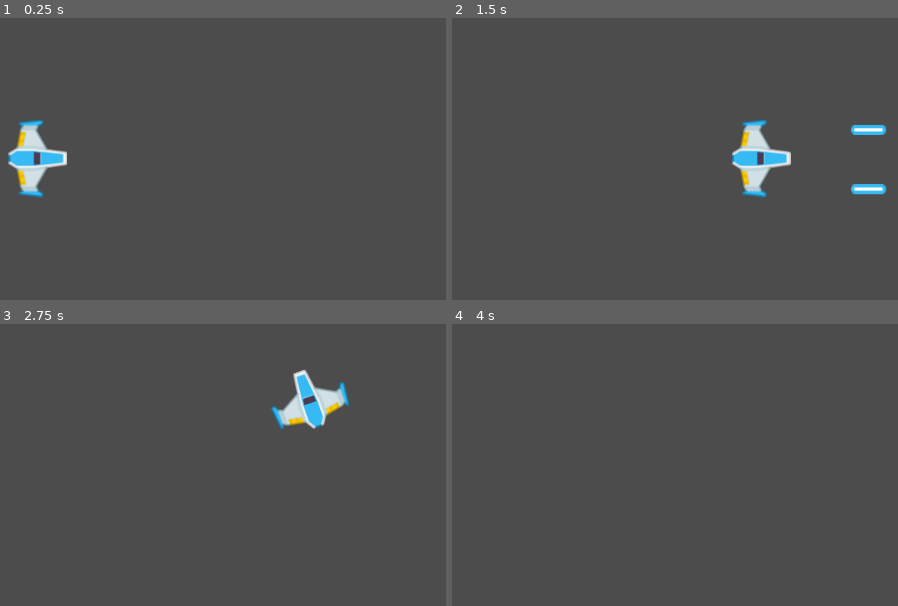
Above: before the commit, frames 1-4 (two rows, left to right).
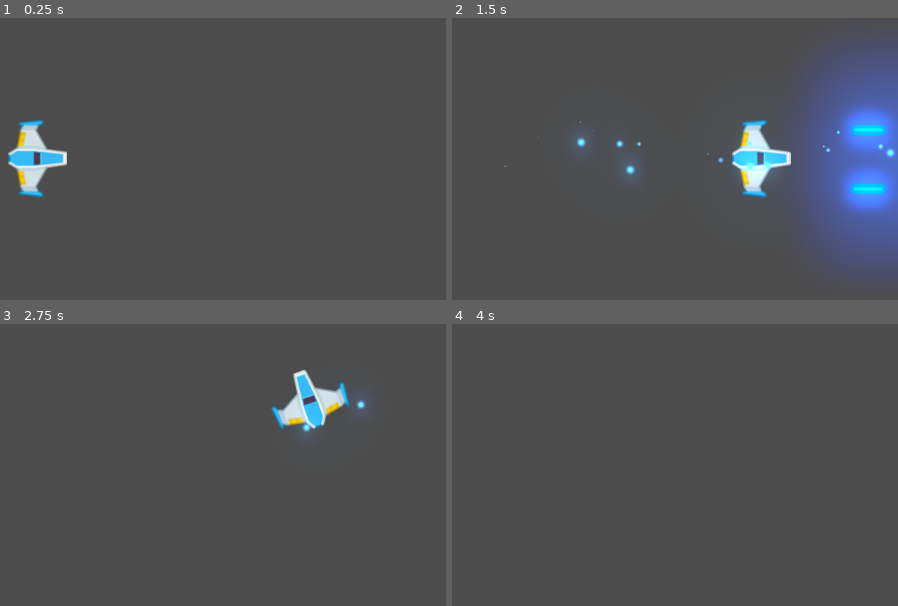
Above: after the commit, the same moments.

Repository: MRuiz1003/Meteoritos_Juego
Game: Godot game, scene res://Juego/Niveles/NivelTest.tscn
Same seed, same stepped clock (60 frames per second), same inputs: the game is played once before the commit and once after it.
Inputs:
- Up to frame 1 (0.25 s): no input
- Up to frame 2 (1.5 s): tap Enter at 0.5 s; hold W (mover_adelante) 0.53-1.28 s; hold X (disparo_secundario, bound only after the commit) 0.53-1.28 s; hold S (mover_atras) from 1.28 s (still down); tap Z (disparo_principal) at 1.35 s
- Up to frame 3 (2.75 s): tap X (disparo_secundario, bound only after the commit) at 1.55, 2.3 s; release S (mover_atras) at 2.03 s; hold W (mover_adelante) from 2.03 s (still down); hold A (rotar_antihorario) from 2.03 s (still down)
- Up to frame 4 (4 s): release A (rotar_antihorario) at 2.78 s; tap D (rotar_horario) at 2.85 s; tap X (disparo_secundario, bound only after the commit) at 3.05 s; tap Space at 3.5 s; release W (mover_adelante) at 3.53 s; hold S (mover_atras) from 3.53 s (still down); hold X (disparo_secundario, bound only after the commit) from 3.53 s (still down)

The runs differ from the first frame. In frame 2, 19% of the frame differs, in the area x 11-100%, y 8-92%; in frame 3, 0.2%; in frame 4, nothing differs.

Commit message:
Laser
Se agregó el disparo secundario (rayo láser)

Diff:
--- a/Juego/Naves/Player/Player.gd
+++ b/Juego/Naves/Player/Player.gd
@@ -8,6 +8,7 @@
 var dir_rotacion: int = 0
 
 onready var canion:Canion = $Canion
+onready var laser:RayoLaser = $LaserBeam2D
 
 func _integrate_forces(_state: Physics2DDirectBodyState) -> void:
 	apply_central_impulse(empuje.rotated(rotation))
@@ -16,6 +17,12 @@
 func _process(_delta: float) -> void:
 	player_input()
 
+func _unhandled_input(event: InputEvent) -> void:
+	#Disparo Rayo
+	if event.is_action_pressed("disparo_secundario"):
+		laser.set_is_casting(true)
+	if event.is_action_released("disparo_secundario"):
+		laser.set_is_casting(false)
 
 func player_input() -> void:
 	## Empuje
--- a/Juego/Naves/Player/Player.tscn
+++ b/Juego/Naves/Player/Player.tscn
@@ -1,9 +1,10 @@
-[gd_scene load_steps=6 format=2]
+[gd_scene load_steps=7 format=2]
 
 [ext_resource path="res://Juego/Naves/Player/player_blue.png" type="Texture" id=1]
 [ext_resource path="res://Juego/Naves/Player/MaterialFisico.tres" type="PhysicsMaterial" id=2]
 [ext_resource path="res://Juego/Naves/Player/Player.gd" type="Script" id=3]
 [ext_resource path="res://Juego/Proyectiles/Canion.tscn" type="PackedScene" id=4]
+[ext_resource path="res://Juego/Proyectiles/Laser/LaserBeam2D.tscn" type="PackedScene" id=5]
 
 [sub_resource type="CircleShape2D" id=1]
 radius = 36.2354
@@ -34,5 +35,9 @@
 
 [node name="DisparoSFX" parent="Canion" index="2"]
 position = Vector2( 0, -38 )
+bus = "Master"
+
+[node name="LaserBeam2D" parent="." instance=ExtResource( 5 )]
+position = Vector2( 34.8356, 0 )
 
 [editable path="Canion"]
--- a/Juego/Niveles/NivelTest.tscn
+++ b/Juego/Niveles/NivelTest.tscn
@@ -1,7 +1,8 @@
-[gd_scene load_steps=3 format=2]
+[gd_scene load_steps=4 format=2]
 
 [ext_resource path="res://Juego/Naves/Player/Player.tscn" type="PackedScene" id=1]
 [ext_resource path="res://Juego/Niveles/Nivel.gd" type="Script" id=2]
+[ext_resource path="res://default_env.tres" type="Environment" id=3]
 
 [node name="NivelTest" type="Node2D"]
 script = ExtResource( 2 )
@@ -11,3 +12,6 @@
 potencia_rotacion = 200
 
 [node name="Node" type="Node" parent="."]
+
+[node name="WorldEnvironment" type="WorldEnvironment" parent="."]
+environment = ExtResource( 3 )
--- a/Juego/Proyectiles/Canion.tscn
+++ b/Juego/Proyectiles/Canion.tscn
@@ -16,7 +16,7 @@
 position = Vector2( -0.315331, 0 )
 stream = ExtResource( 2 )
 pitch_scale = 1.8
-bus = "Disparo"
+bus = "Proyectiles"
 
 [node name="TimerEnfriamiento" type="Timer" parent="."]
 [connection signal="timeout" from="TimerEnfriamiento" to="." method="_on_TimerEnfriamiento_timeout"]
--- /dev/null
+++ b/Juego/Proyectiles/Laser/LaserBeam2D.gd
@@ -0,0 +1,87 @@
+# Casts a laser along a raycast, emitting particles on the impact point.
+# Use `is_casting` to make the laser fire and stop.
+class_name RayoLaser
+extends RayCast2D
+
+# Speed at which the laser extends when first fired, in pixels per seconds.
+export var cast_speed := 7000.0
+# Maximum length of the laser in pixels.
+export var max_length := 1400.0
+# Base duration of the tween animation in seconds.
+export var growth_time := 0.1
+
+# If `true`, the laser is firing.
+# It plays appearing and disappearing animations when it's not animating.
+# See `appear()` and `disappear()` for more information.
+var is_casting := false setget set_is_casting
+
+onready var fill := $FillLine2D
+onready var tween := $Tween
+onready var casting_particles := $CastingParticles2D
+onready var collision_particles := $CollisionParticles2D
+onready var beam_particles := $BeamParticles2D
+onready var laser_sfx: AudioStreamPlayer2D = $LaserSFX
+
+onready var line_width: float = fill.width
+
+
+func _ready() -> void:
+	set_physics_process(false)
+	fill.points[1] = Vector2.ZERO
+
+
+func _physics_process(delta: float) -> void:
+	cast_to = (cast_to + Vector2.RIGHT * cast_speed * delta).clamped(max_length)
+	cast_beam()
+
+
+func set_is_casting(cast: bool) -> void:
+	is_casting = cast
+
+	if is_casting:
+		laser_sfx.play()
+		cast_to = Vector2.ZERO
+		fill.points[1] = cast_to
+		appear()
+	else:
+		# Reset the laser endpoint
+		fill.points[1] = Vector2.ZERO
+		laser_sfx.stop()
+		collision_particles.emitting = false
+		disappear()
+
+	set_physics_process(is_casting)
+	beam_particles.emitting = is_casting
+	casting_particles.emitting = is_casting
+
+
+# Controls the emission of particles and extends the Line2D to `cast_to` or the ray's
+# collision point, whichever is closest.
+func cast_beam() -> void:
+	var cast_point := cast_to
+
+	force_raycast_update()
+	collision_particles.emitting = is_colliding()
+
+	if is_colliding():
+		cast_point = to_local(get_collision_point())
+		collision_particles.global_rotation = get_collision_normal().angle()
+		collision_particles.position = cast_point
+
+	fill.points[1] = cast_point
+	beam_particles.position = cast_point * 0.5
+	beam_particles.process_material.emission_box_extents.x = cast_point.length() * 0.5
+
+
+func appear() -> void:
+	if tween.is_active():
+		tween.stop_all()
+	tween.interpolate_property(fill, "width", 0, line_width, growth_time * 2)
+	tween.start()
+
+
+func disappear() -> void:
+	if tween.is_active():
+		tween.stop_all()
+	tween.interpolate_property(fill, "width", fill.width, 0, growth_time)
+	tween.start()
--- /dev/null
+++ b/Juego/Proyectiles/Laser/LaserBeam2D.tscn
@@ -0,0 +1,116 @@
+[gd_scene load_steps=13 format=2]
+
+[ext_resource path="res://Juego/Proyectiles/Laser/LaserBeam2D.gd" type="Script" id=1]
+[ext_resource path="res://Juego/Proyectiles/Laser/glowing_circle.png" type="Texture" id=2]
+[ext_resource path="res://Juego/Proyectiles/Laser/laser.ogg" type="AudioStream" id=3]
+
+[sub_resource type="Gradient" id=1]
+offsets = PoolRealArray( 0.582915, 1 )
+colors = PoolColorArray( 1, 1, 1, 1, 1, 1, 1, 0 )
+
+[sub_resource type="GradientTexture" id=2]
+gradient = SubResource( 1 )
+
+[sub_resource type="Curve" id=3]
+_data = [ Vector2( 0.518072, 1 ), 0.0, -3.53434, 0, 0, Vector2( 1, 0 ), 0.0, 0.0, 0, 0 ]
+
+[sub_resource type="CurveTexture" id=4]
+curve = SubResource( 3 )
+
+[sub_resource type="ParticlesMaterial" id=5]
+flag_disable_z = true
+gravity = Vector3( 0, 0, 0 )
+initial_velocity = 100.0
+orbit_velocity = 0.0
+orbit_velocity_random = 0.0
+scale = 0.5
+scale_curve = SubResource( 4 )
+color_ramp = SubResource( 2 )
+
+[sub_resource type="Curve" id=6]
+_data = [ Vector2( 0, 0 ), 0.0, 0.0, 0, 0, Vector2( 0.503614, 0.957505 ), 0.0, 0.0, 0, 0, Vector2( 1, 0 ), 0.0, 0.0, 0, 0 ]
+
+[sub_resource type="CurveTexture" id=7]
+curve = SubResource( 6 )
+
+[sub_resource type="ParticlesMaterial" id=8]
+emission_shape = 2
+emission_box_extents = Vector3( 60, 20, 1 )
+flag_align_y = true
+flag_disable_z = true
+direction = Vector3( -1, 0, 0 )
+spread = 0.0
+gravity = Vector3( 0, 0, 0 )
+initial_velocity = 30.0
+orbit_velocity = 0.0
+orbit_velocity_random = 0.0
+tangential_accel = 100.0
+tangential_accel_random = 1.0
+scale = 0.3
+scale_curve = SubResource( 7 )
+
+[sub_resource type="ParticlesMaterial" id=9]
+flag_disable_z = true
+spread = 50.0
+gravity = Vector3( 0, 0, 0 )
+initial_velocity = 300.0
+orbit_velocity = 0.0
+orbit_velocity_random = 0.0
+scale = 0.5
+scale_curve = SubResource( 4 )
+color_ramp = SubResource( 2 )
+
+[node name="LaserBeam2D" type="RayCast2D"]
+enabled = true
+cast_to = Vector2( 0, 0 )
+script = ExtResource( 1 )
+
+[node name="FillLine2D" type="Line2D" parent="."]
+modulate = Color( 1.5, 1.5, 1.5, 1 )
+points = PoolVector2Array( 0, 0, 100, 0 )
+default_color = Color( 0.301961, 0.65098, 1, 1 )
+texture_mode = 2
+joint_mode = 2
+begin_cap_mode = 2
+end_cap_mode = 2
+sharp_limit = 8.0
+antialiased = true
+
+[node name="CastingParticles2D" type="Particles2D" parent="."]
+modulate = Color( 1.5, 1.5, 1.5, 1 )
+show_behind_parent = true
+emitting = false
+lifetime = 0.3
+visibility_rect = Rect2( 0, -18.722, 29.6756, 38.4841 )
+local_coords = false
+process_material = SubResource( 5 )
+texture = ExtResource( 2 )
+
+[node name="BeamParticles2D" type="Particles2D" parent="."]
+modulate = Color( 1.5, 1.5, 1.5, 1 )
+emitting = false
+amount = 50
+preprocess = 1.0
+randomness = 1.0
+visibility_rect = Rect2( -2500, -2500, 5000, 5000 )
+local_coords = false
+draw_order = 1
+process_material = SubResource( 8 )
+texture = ExtResource( 2 )
+
+[node name="CollisionParticles2D" type="Particles2D" parent="."]
+modulate = Color( 1.5, 1.5, 1.5, 1 )
+show_behind_parent = true
+emitting = false
+amount = 16
+lifetime = 0.3
+visibility_rect = Rect2( -2500, -2500, 5000, 5000 )
+local_coords = false
+process_material = SubResource( 9 )
+texture = ExtResource( 2 )
+
+[node name="Tween" type="Tween" parent="."]
+
+[node name="LaserSFX" type="AudioStreamPlayer2D" parent="."]
+stream = ExtResource( 3 )
+bus = "Proyectiles"
--- a/Juego/Proyectiles/Proyectil.tscn
+++ b/Juego/Proyectiles/Proyectil.tscn
@@ -11,7 +11,8 @@
 script = ExtResource( 2 )
 
 [node name="Sprite" type="Sprite" parent="."]
-rotation = 1.5708
+modulate = Color( 0, 0.6875, 2, 1 )
+rotation = 1.57079
 scale = Vector2( 1.4, 1.2 )
 texture = ExtResource( 1 )
 
--- a/default_bus_layout.tres
+++ b/default_bus_layout.tres
@@ -1,7 +1,7 @@
 [gd_resource type="AudioBusLayout" format=2]
 
 [resource]
-bus/1/name = "Disparo"
+bus/1/name = "Proyectiles"
 bus/1/solo = false
 bus/1/mute = false
 bus/1/bypass_fx = false
--- a/default_env.tres
+++ b/default_env.tres
@@ -3,5 +3,9 @@
 [sub_resource type="ProceduralSky" id=1]
 
 [resource]
-background_mode = 2
+background_mode = 4
 background_sky = SubResource( 1 )
+glow_enabled = true
+glow_intensity = 0.6
+glow_blend_mode = 0
+glow_bicubic_upscale = true
--- a/project.godot
+++ b/project.godot
@@ -28,12 +28,18 @@
 "class": "Proyectil",
 "language": "GDScript",
 "path": "res://Juego/Proyectiles/Proyectil.gd"
+}, {
+"base": "RayCast2D",
+"class": "RayoLaser",
+"language": "GDScript",
+"path": "res://Juego/Proyectiles/Laser/LaserBeam2D.gd"
 } ]
 _global_script_class_icons={
 "Canion": "",
 "Nivel": "",
 "Player": "",
-"Proyectil": ""
+"Proyectil": "",
+"RayoLaser": ""
 }
 
 [application]
@@ -75,6 +81,13 @@
 disparo_principal={
 "deadzone": 0.5,
 "events": [ Object(InputEventKey,"resource_local_to_scene":false,"resource_name":"","device":0,"alt":false,"shift":false,"control":false,"meta":false,"command":false,"pressed":false,"scancode":90,"unicode":0,"echo":false,"script":null)
+, Object(InputEventMouseButton,"resource_local_to_scene":false,"resource_name":"","device":0,"alt":false,"shift":false,"control":false,"meta":false,"command":false,"button_mask":0,"position":Vector2( 0, 0 ),"global_position":Vector2( 0, 0 ),"factor":1.0,"button_index":1,"pressed":false,"doubleclick":false,"script":null)
+ ]
+}
+disparo_secundario={
+"deadzone": 0.5,
+"events": [ Object(InputEventKey,"resource_local_to_scene":false,"resource_name":"","device":0,"alt":false,"shift":false,"control":false,"meta":false,"command":false,"pressed":false,"scancode":88,"unicode":0,"echo":false,"script":null)
+, Object(InputEventMouseButton,"resource_local_to_scene":false,"resource_name":"","device":0,"alt":false,"shift":false,"control":false,"meta":false,"command":false,"button_mask":0,"position":Vector2( 0, 0 ),"global_position":Vector2( 0, 0 ),"factor":1.0,"button_index":2,"pressed":false,"doubleclick":false,"script":null)
  ]
 }
 
Binary file added: Juego/Proyectiles/Laser/glowing_circle.png
Not shown, added: Juego/Proyectiles/Laser/glowing_circle.png.import
Not shown, added: Juego/Proyectiles/Laser/laser.ogg.import
Not shown, added: Juego/Proyectiles/Laser/laser.ogg
